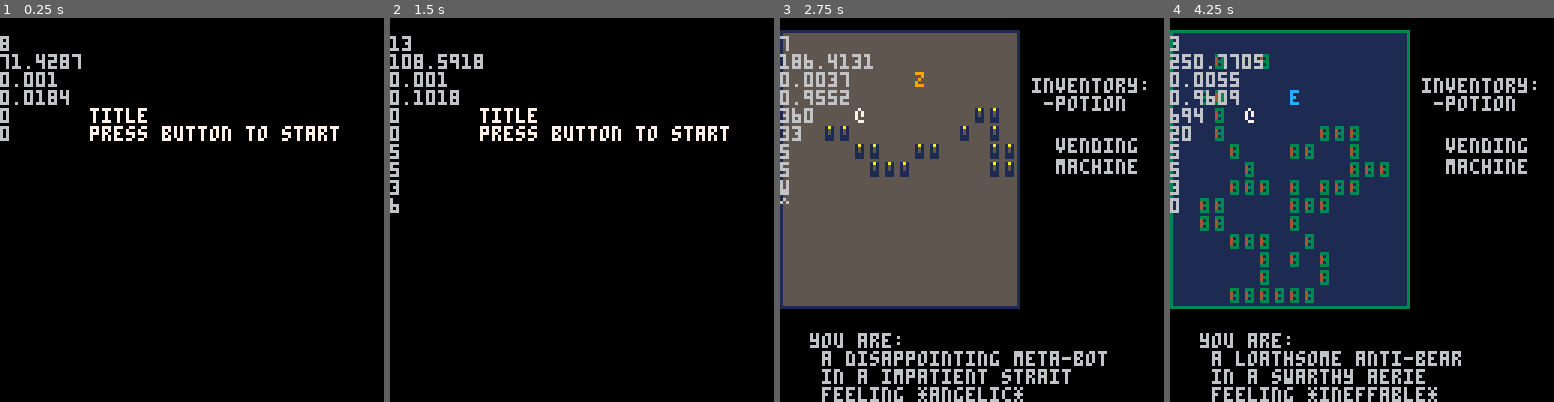
Above: before the commit, frames 1-4 (left to right).
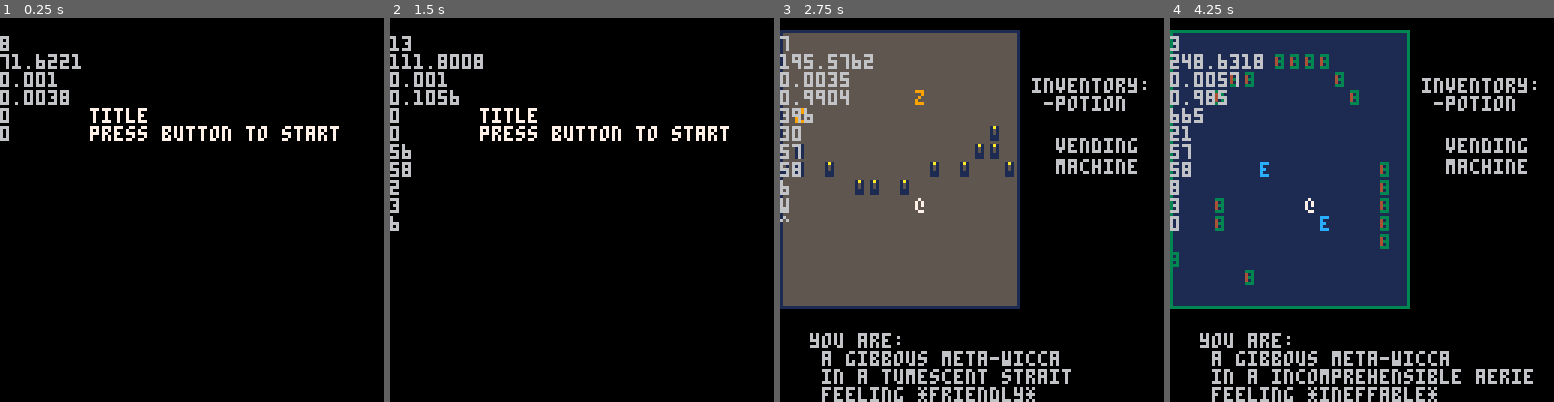
Above: after the commit, the same moments.

Repository: arnodick/castle
Game: PICO-8 cartridge castle.p8
Two runs of this game, one before a commit and one after it. Both use one fixed random seed, a clock stepped at 60 frames per second and the inputs below.
Inputs:
- Up to frame 1 (0.25 s): no input
- Up to frame 2 (1.5 s): tap X (X key) at 0.33, 1.07 s; tap O (Z key) at 0.7 s
- Up to frame 3 (2.75 s): hold Right 1.6-2.1 s; tap O (Z key) at 1.7, 2.1, 2.5 s; tap X (X key) at 1.85 s; hold Up 2.15-2.42 s; hold Right from 2.47 s (still down)
- Up to frame 4 (4.25 s): tap O (Z key) every 0.4 s from 2.9 to 4.1 s; tap X (X key) at 2.97, 4.08 s; release Right at 3.03 s; hold Left 3.08-3.58 s; hold Down 3.63-3.97 s; hold Right from 4.02 s (still down)

The runs differ from the first frame. In frame 1, 0.2% of the frame differs, in the area x 9-22%, y 9-23%; in frame 2, 0.5%; in frame 3, 3.8%; in frame 4, 6.9%, in the area x 0-95%, y 9-96%.

Commit message:
trying stuff

Diff:
--- a/castle.p8
+++ b/castle.p8
@@ -20,10 +20,11 @@
 	if p!=nil then
 	debug_l[7]=p.x
 	debug_l[8]=p.y
+	debug_l[9]=p.steps
 	end
 	if actortypes[2]!=nil then
-	debug_l[9]=actortypes[2].ch
-	debug_l[10]=actortypes[2].ch2
+	debug_l[10]=actortypes[2].ch
+	debug_l[11]=actortypes[2].ch2
 	end
 end
 
@@ -232,13 +233,13 @@
 	places[16]="spaceship"
 end
 
-function rooms_i()
+function rooms_i(sa)
 	rooms={}
 	roomspawns={}
 	for b=0,3 do
 		rooms[b]={}
 		roomspawns[b]=true
-		for a=0,15 do
+		for a=0,sa*sa-1 do
 			rooms[b][a]=flr(rnd(8))
 		end
 	end
@@ -294,23 +295,21 @@
 	a.secy=flr(a.y/sector_s)*sector_s*cellh
 	a.shakex=0
 	a.shakey=0
-	if a.t!=2 then
-	--	if a.t==1 then
-
-	--	end
+	if a.t==3 or a.t==1 then
 		a.attack=0
 		a.attackdir=0
 		a.attackpwr=3
-		if #actors==0 then
-			a.attackpwr=2
-			local n=flr(rnd(#adjective))+1
-			a.pn="" if rnd(1)>=0.5 then a.pn=pronouns[flr(rnd(#pronouns))+1].."-" end
-			a.de=" a "..adjective[n].. " "..a.pn..species[flr(rnd(#species)+1)]
-			a.fe=flr(rnd(#feelings))+1
-			del(adjective,adjective[n])
-		end
 		a.hit=0
 		add(actors.creatures,a)
+	end
+	if a.t==1 then
+		a.steps=0
+		a.attackpwr=2
+		local n=flr(rnd(#adjective))+1
+		a.pn="" if rnd(1)>=0.5 then a.pn=pronouns[flr(rnd(#pronouns))+1].."-" end
+		a.de=" a "..adjective[n].. " "..a.pn..species[flr(rnd(#species)+1)]
+		a.fe=flr(rnd(#feelings))+1
+		del(adjective,adjective[n])
 	end
 	add(actors,a)
 	return a
@@ -330,7 +329,7 @@
 	if a.secx==cam[1] then
 		if	a.secy==cam[2] then
 			if a.t==2 then
-				print(actortypes[2].ch2,a.x*cellw+a.shakex,a.y*cellh+a.shakey,actortypes[2].c2)
+				print(actortypes[a.t].ch2,a.x*cellw+a.shakex,a.y*cellh+a.shakey,actortypes[2].c2)
 			end
 			print(actortypes[a.t].ch,a.x*cellw+a.shakex,a.y*cellh+a.shakey,actortypes[a.t].c)
 		end
@@ -367,6 +366,7 @@
 function movetype(a)
 	local m=actortypes[a.t].m
 	if m==1 then
+		if a.t==1 then a.steps+=1 end
 		return btn()
 --		return btnp()
 	end
@@ -483,12 +483,21 @@
 	if s==1 then
 		actortypes_i(level)
 		sector_s=16
-		sector_a=4
+		sector_a=4 --6 is max here!
 		room_w=sector_s*sector_a
+		rooms_i(sector_a)
 		loadmap(room_w,sector_a)
-		if roomspawns[level] then
-			p=makeactor(1,5,5)
-		end
+		if players[1]==nil then
+			add(players,makeactor(1,flr(rnd(room_w))+1,flr(rnd(room_w))+1))
+			p=players[1]
+		else
+			p=players[1]
+			add(actors,p)
+			add(actors.creatures,p)
+		end
+		--if roomspawns[level] then
+		--	p=players[1]
+		--end
 		if p!=nil then
 		cam[1]=flr(p.x/sector_s)*sector_s*cellw
 		cam[2]=flr(p.y/sector_s)*sector_s*cellh
@@ -532,7 +541,7 @@
 		end
 		if btnp(5) then
 			state=0
-			state_i(0)
+			state_i(state)
 		end
 --		foreach(menus,domenu)
 	end
@@ -569,9 +578,8 @@
 	state=0
 	cellw=5 cellh=6
 	cam={}
-	menus={}
 	level=0
-	rooms_i()
+	players={}
 	state_i(state)
 end
 
